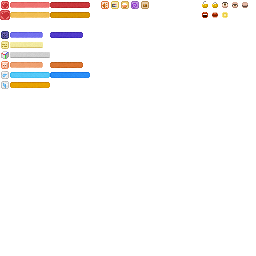
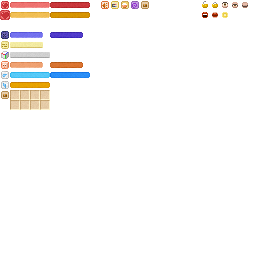
The second 256 x 256 image is a revision of the first. Changes to its layers:
added layer "村民背包格子" above "村民背包" over <box>10,90,50,110</box>
added layer "村民背包" above "驴容量" over <box>1,91,9,99</box>
